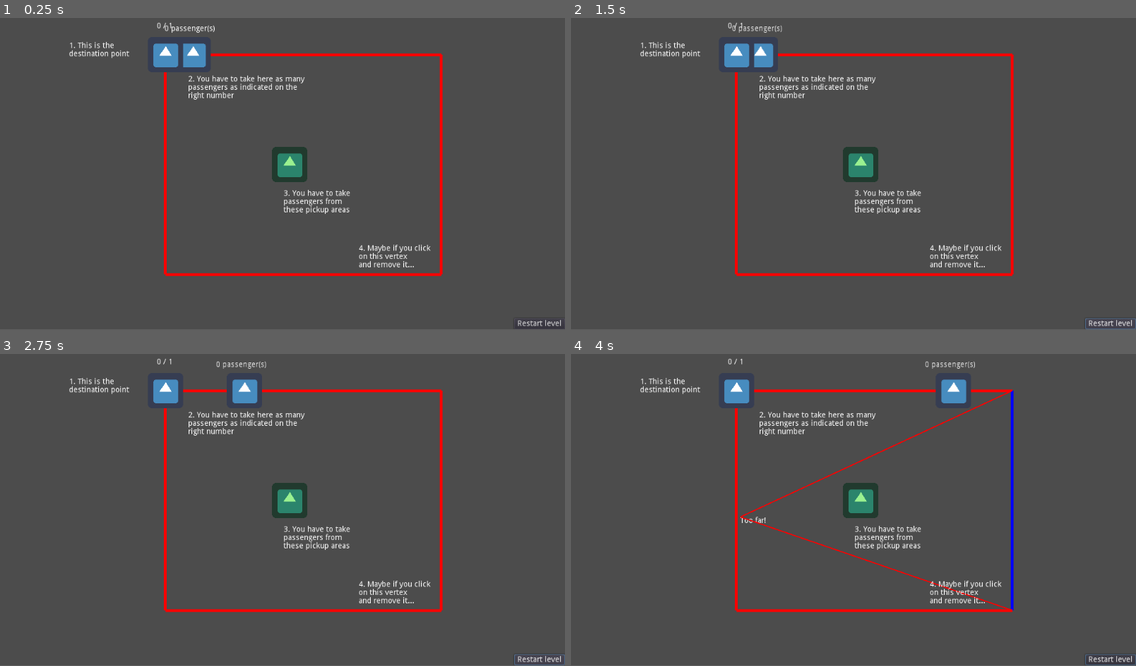
Above: before the commit, frames 1-4 (two rows, left to right).
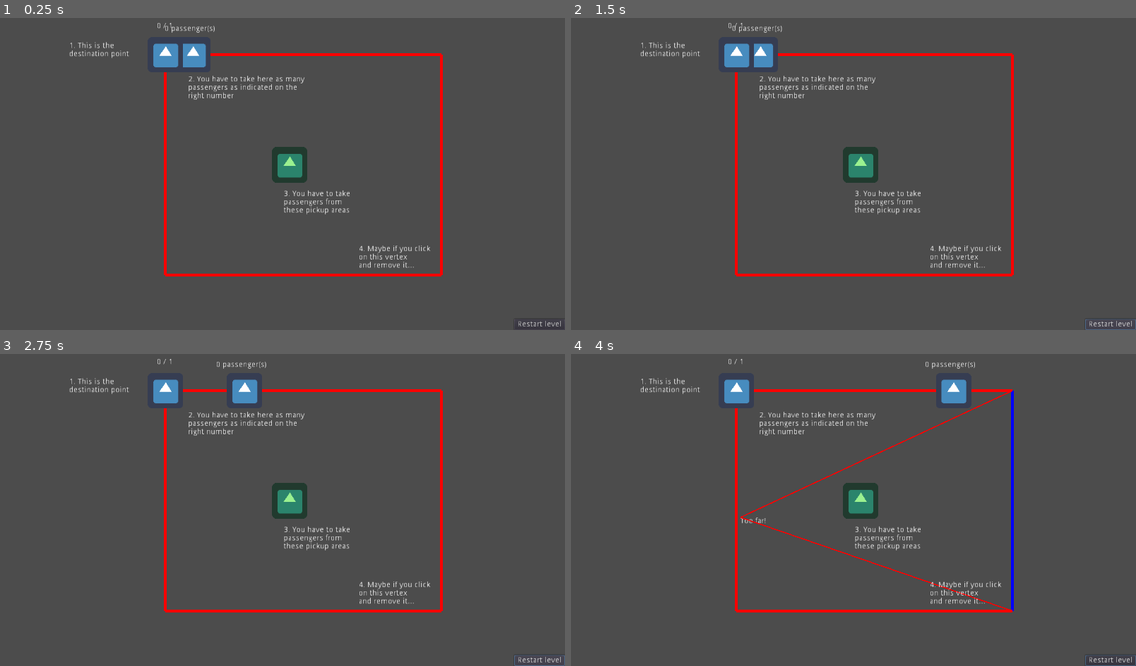
Above: after the commit, the same moments.

Repository: moisesjbc/ufo-taxi
Game: Godot game, scene res://gameplay/main/main.tscn
Same seed, same stepped clock (60 frames per second), same inputs: the game is played once before the commit and once after it. The engine's default icon, where the game draws it, is replaced by a stand-in: a white triangle on a blue panel in a dark square.
Inputs (mouse positions are in pixels of both pictures, inside the frame that each line leads up to):
- Up to frame 1 (0.25 s): no input
- Up to frame 2 (1.5 s): click "Restart level" at 0.5 s; click "Restart level" at 1.25 s
- Up to frame 3 (2.75 s): click "Restart level" at 2 s
- Up to frame 4 (4 s): move the mouse to (977, 485) at 2.77 s; click (977, 485) at 2.92 s; move the mouse to (740, 516) at 3.52 s; click (740, 516) at 3.67 s
In our replay, the window is 800x468 before the commit and 800x469 after it. These sizes can differ from the game's own. Grey fills any space a smaller window leaves; there, only what the larger window draws over its background counts as a difference.

The runs differ from the first frame. In frame 1, 1.6% of the frame differs, in the area x 12-100%, y 1-99%; in frame 2, 1.7%; in frame 3, 1.7%; in frame 4, 2.1%, in the area x 12-100%, y 1-100%.

Commit message:
Added keep_width config to project

Diff:
--- a/godot-project/project.godot
+++ b/godot-project/project.godot
@@ -19,6 +19,11 @@
 run/main_scene="res://gameplay/main/main.tscn"
 config/icon="res://icon.png"
 
+[display]
+
+window/stretch/mode="2d"
+window/stretch/aspect="keep_width"
+
 [input]
 
 ui_pause={
